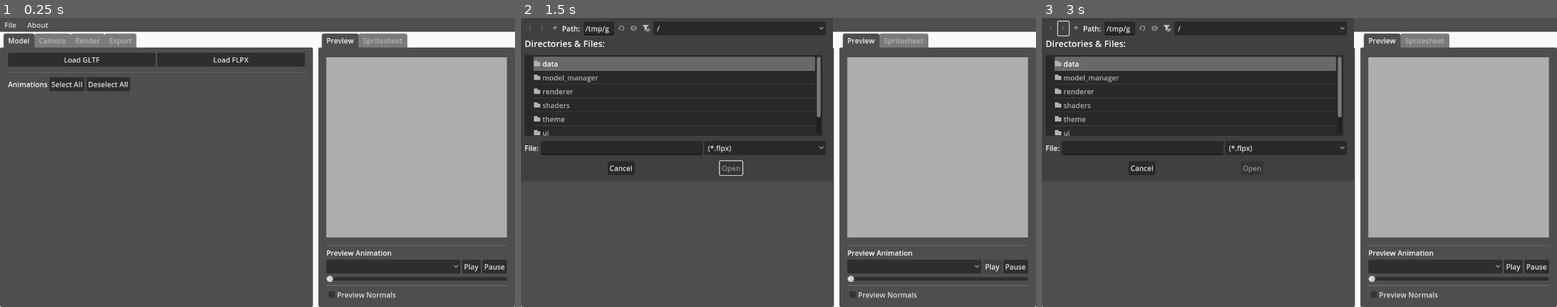
Above: before the commit, frames 1-3 (left to right).
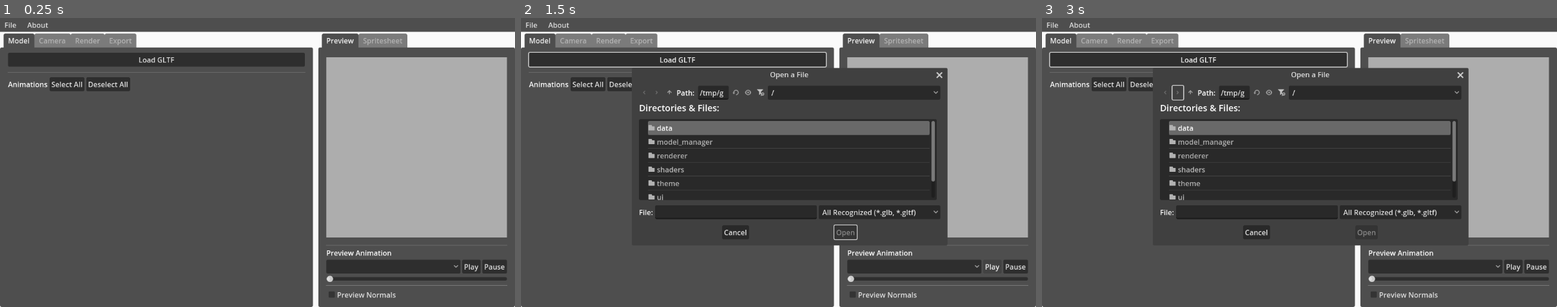
Above: after the commit, the same moments.

Repository: Caaz/FlatPixel
Game: Godot game, scene res://ui/main.tscn
Same seed, same stepped clock (60 frames per second), same inputs: the game is played once before the commit and once after it.
Inputs (mouse positions are in pixels of both pictures, inside the frame that each line leads up to; where the layout moved, square brackets give the same spot in the first picture):
- Up to frame 1 (0.25 s): no input
- Up to frame 2 (1.5 s): click "Load FLPX" (after the commit: "Load GLTF") at 0.5 s; click "Play" at 1.25 s
- Up to frame 3 (3 s): click "Play" at 2 s; click (1175, 93) [1062, 29] at 2.75 s

The runs differ from the first frame. In frame 1, 0.2% of the frame differs, in the area x 12-49%, y 12-17%; in frame 2, 33%; in frame 3, 33%, in the area x 0-83%, y 0-79%.

Commit message:
remove redundant buttons

Diff:
--- a/ui/panels/export_panel.gd
+++ b/ui/panels/export_panel.gd
@@ -24,9 +24,6 @@
 func _do_export():
 	Exporter.export()
 
-func _save_flpx(path: String):
-	FlpxHandler.save_session_flpx(path)
-
 func _on_flpx_loaded():
 	export_path_edit.text = Session.export_settings.export_path
 	spritesheet_columns_spinbox.set_value_no_signal(Session.export_settings.spritesheet_columns)
--- a/ui/panels/export_panel.tscn
+++ b/ui/panels/export_panel.tscn
@@ -13,11 +13,6 @@
 [node name="FileDialog" type="FileDialog" parent="."]
 initial_position = 2
 filters = PackedStringArray("*.png")
-use_native_dialog = true
-
-[node name="SaveFlpxDialog" type="FileDialog" parent="."]
-access = 2
-filters = PackedStringArray("*.flpx")
 use_native_dialog = true
 
 [node name="VBoxContainer" type="VBoxContainer" parent="."]
@@ -69,16 +64,9 @@
 size_flags_horizontal = 3
 text = "Export"
 
-[node name="SaveFlpxButton" type="Button" parent="VBoxContainer/SaveHBox"]
-layout_mode = 2
-size_flags_horizontal = 3
-text = "Save FLPX"
-
 [connection signal="file_selected" from="FileDialog" to="." method="_on_file_dialog_file_selected"]
-[connection signal="file_selected" from="SaveFlpxDialog" to="." method="_save_flpx"]
 [connection signal="text_changed" from="VBoxContainer/ExportPathHBox/ExportPath" to="." method="_build_export_settings" unbinds=1]
 [connection signal="pressed" from="VBoxContainer/ExportPathHBox/OpenExportPathDialogueButton" to="FileDialog" method="show"]
 [connection signal="value_changed" from="VBoxContainer/SpritesheetColumnsSpinbox" to="." method="_build_export_settings" unbinds=1]
 [connection signal="pressed" from="VBoxContainer/ExportNormalsCheckbox" to="." method="_build_export_settings"]
 [connection signal="pressed" from="VBoxContainer/SaveHBox/ExportButton" to="." method="_do_export"]
-[connection signal="pressed" from="VBoxContainer/SaveHBox/SaveFlpxButton" to="SaveFlpxDialog" method="show"]
--- a/ui/panels/model_panel.gd
+++ b/ui/panels/model_panel.gd
@@ -10,9 +10,6 @@
 
 func on_model_path_selected(filepath: String):
 	Session.load_model(filepath)
-
-func _load_flpx(filepath: String):
-	Session.load_flpx_file(filepath)
 
 func _on_model_updated():
 	for child in animations_container.get_children():
--- a/ui/panels/model_panel.tscn
+++ b/ui/panels/model_panel.tscn
@@ -21,14 +21,6 @@
 filters = PackedStringArray("*.glb", "*.gltf")
 use_native_dialog = true
 
-[node name="LoadFlpxDialog" type="FileDialog" parent="."]
-title = "Open a File"
-ok_button_text = "Open"
-file_mode = 0
-access = 2
-filters = PackedStringArray("*.flpx")
-use_native_dialog = true
-
 [node name="VBoxContainer" type="VBoxContainer" parent="."]
 layout_mode = 2
 
@@ -39,11 +31,6 @@
 layout_mode = 2
 size_flags_horizontal = 3
 text = "Load GLTF"
-
-[node name="LoadFlpxButton" type="Button" parent="VBoxContainer/LoadHBox"]
-layout_mode = 2
-size_flags_horizontal = 3
-text = "Load FLPX"
 
 [node name="HSeparator" type="HSeparator" parent="VBoxContainer"]
 custom_minimum_size = Vector2(0, 16)
@@ -73,8 +60,6 @@
 layout_mode = 2
 
 [connection signal="file_selected" from="FileDialog" to="." method="on_model_path_selected"]
-[connection signal="file_selected" from="LoadFlpxDialog" to="." method="_load_flpx"]
 [connection signal="pressed" from="VBoxContainer/LoadHBox/LoadGltfButton" to="FileDialog" method="show"]
-[connection signal="pressed" from="VBoxContainer/LoadHBox/LoadFlpxButton" to="LoadFlpxDialog" method="show"]
 [connection signal="pressed" from="VBoxContainer/AnimationsTopHBox/SelectAllButton" to="." method="_select_all_animations"]
 [connection signal="pressed" from="VBoxContainer/AnimationsTopHBox/DeselectAllButton" to="." method="_deselect_all_animations"]
